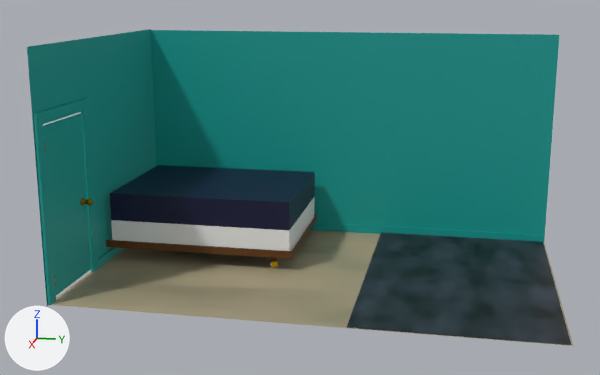
An edit to the Blender file Bedroom.blend, drawn before and after from the same camera.
Rendered twice from a 50 mm lens placed at (18.37, 3.15, 6.62), pointed at (0.19, -0.49, 2.08). The axes (+X, +Y, +Z) are drawn at lower left. The lights are the same throughout. The older version comes first.

Script lines for the objects in view, before the commit:
```python
ob_baseboard_001 = bpy.data.objects.new('baseboard.001', me_cube_008)
ob_baseboard_001.location = (-3.33, -3.54, 0.13)
ob_baseboard_001.rotation_euler = (0.0, 0.0, 1.571)  # degrees (0, 0, 90)
ob_baseboard_001.scale = (-2.36, 0.025, 0.1)
ob_bed = bpy.data.objects.new('Bed', me_cube_001)
ob_bed.location = (-1.46, -2.96, 0.89)
ob_bed.scale = (1.55, 2.11, 0.5)
ob_bed_001 = bpy.data.objects.new('Bed.001', me_cube_003)
ob_bed_001.location = (-1.46, -2.96, 1.56)
ob_bed_001.scale = (1.55, 2.11, 0.503)
ob_bedframe = bpy.data.objects.new('bedframe', me_cylinder_007)
ob_bedframe.location = (-3.11, -3.28, 0.44)
ob_bedframe.rotation_euler = (-4.712, 1.571, 0.0)  # degrees (-270, 90, 0)
ob_bedframe.scale = (0.00556, 0.0789, 0.158)
ob_cube = bpy.data.objects.new('Cube', me_cube_002)
ob_cube.location = (-0.13, -1.2, 0.1)
ob_cube.rotation_euler = (0.0, 0.0, 0.474)  # degrees (0, 0, 27)
ob_cube.scale = (0.101, 0.0716, 0.0643)
# also in view: 'Floor.001' at (-0.07, 3.17, 0.06); 'doorframe' at (2.04, -5.28, 2.06); 'Back Wall' at (-0.06, -5.33, 2.71); 'Floor' at (-0.06, 0.0, 0.03); 'Door' at (2.03, -5.29, 1.95)
```
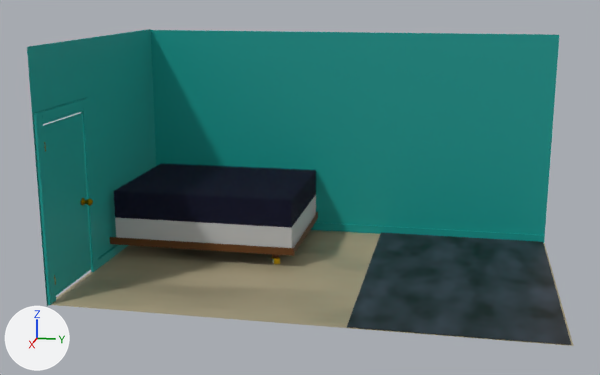
The change, as JSON lines over the scene's bpy script:
```json
{"block": "mat_material_002", "where": "n0 = _N.new('ShaderNodeBsdfPrincipled'); n0.name = 'Principled BSDF'"}
{"op": "add", "block": "mat_material_002", "code": "n0.inputs[2].default_value = 1.0  # 'Roughness'"}
{"op": "add", "block": "mat_material_002", "code": "n2 = _N.new('ShaderNodeTexWave'); n2.name = 'Wave Texture'"}
{"op": "add", "block": "mat_material_002", "code": "n2.inputs[1].default_value = -12.2  # 'Scale'"}
{"op": "add", "block": "mat_material_002", "code": "n2.inputs[2].default_value = -7.9  # 'Distortion'"}
{"op": "add", "block": "mat_material_002", "code": "n2.inputs[3].default_value = 7.3  # 'Detail'"}
{"op": "add", "block": "mat_material_002", "code": "n2.inputs[4].default_value = 12.3  # 'Detail Scale'"}
{"op": "add", "block": "mat_material_002", "code": "n2.inputs[5].default_value = 0.146  # 'Detail Roughness'"}
{"op": "add", "block": "mat_material_002", "code": "n2.inputs[6].default_value = 2.7  # 'Phase Offset'"}
{"op": "add", "block": "mat_material_002", "code": "n3 = _N.new('ShaderNodeDisplacement'); n3.name = 'Displacement'"}
{"op": "add", "block": "mat_material_002", "code": "n3.inputs[2].default_value = 1.0  # 'Scale'"}
{"block": "mat_material_002", "where": "n1 = _N.new('ShaderNodeOutputMaterial'); n1.name = 'Material Output'"}
{"op": "add", "block": "mat_material_002", "code": "_L.new(n2.outputs[1], n3.inputs[0])  # 'Factor' to 'Height'"}
{"op": "add", "block": "mat_material_002", "code": "_L.new(n3.outputs[0], n1.inputs[2])  # 'Displacement' to 'Displacement'"}
{"op": "add", "block": "mat_boxspring", "code": ["mat_boxspring = bpy.data.materials.new('Boxspring')", "# nodes: BsdfPrincipled, OutputMaterial, VectorDisplacement", "# colours: grey #bcbcbc"]}
{"block": "me_cube_001", "where": "me_cube_001.from_pydata(...)  # 8 vertices, 6 faces; spans x -1.05..1.05, y -1.05..1.05, z -1.05..0.28"}
{"op": "add", "block": "me_cube_001", "code": "me_cube_001.materials.append(mat_boxspring)"}
{"op": "set", "path": "ob_bed.location", "old": "(-1.46, -2.96, 0.89)", "new": "(-1.7, -2.96, 0.89)"}
{"op": "set", "path": "ob_cube.location", "old": "(-0.13, -1.2, 0.1)", "new": "(-0.36, -1.2, 0.1)"}
{"op": "set", "path": "ob_bedframe.location", "old": "(-3.11, -3.28, 0.44)", "new": "(-3.35, -3.28, 0.44)"}
{"op": "set", "path": "ob_bed_001.location", "old": "(-1.46, -2.96, 1.56)", "new": "(-1.7, -2.96, 1.56)"}
```

Location of each change, (x1, y1, x2, y2) in pixels of the pictures (600 x 375 px):
```json
{"object": "Bed.001", "change": "surface changed, moved", "before": [110, 165, 315, 230], "after": [114, 163, 316, 228]}
{"object": "Bed", "change": "recoloured, moved", "before": [111, 196, 315, 251], "after": [115, 195, 316, 248]}
{"object": "bedframe", "change": "moved", "before": [106, 214, 317, 259], "after": [110, 212, 318, 256]}
{"object": "Cube", "change": "moved", "before": [271, 260, 278, 267], "after": [272, 256, 280, 264]}
```
